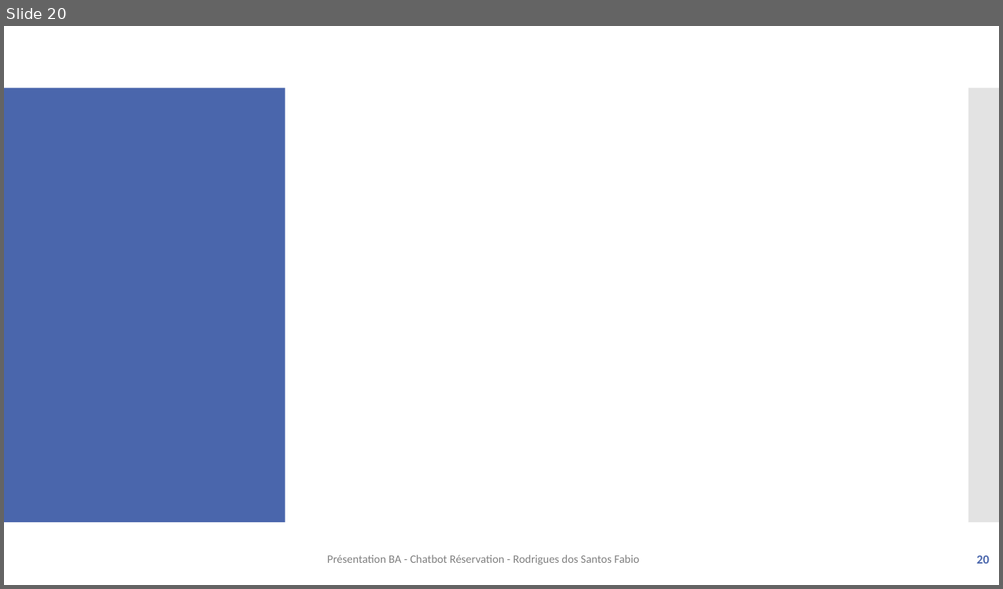
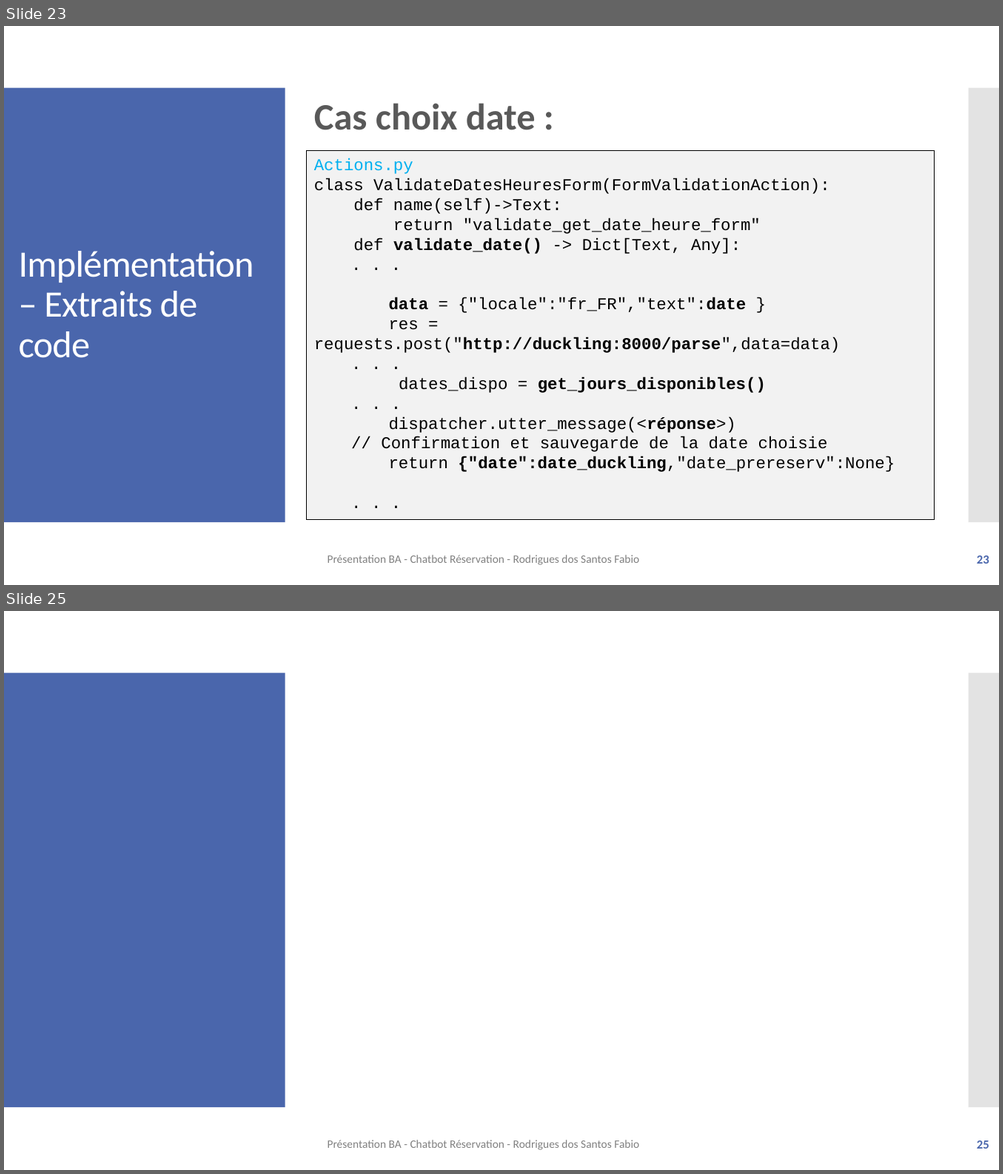
Before and after one commit to f-rdrgs/projet-bachelor, a slide deck: documentation/travail_bachelor/ISC_LOG_presentation_diplome_RodriguesDosSantosFabio_EggenbergNiklaus_2024.pptx. Shown one above the other, each under a label of ours: slide 20 before the commit, slides 23 and 25 after it; the slides between them are not shown. The pictures are 1003x589 and 1003x1174 pixels, drawn with LibreOffice and Linux fonts; fonts in the diff are those of the drawing. Boxes give left, top, right and bottom in pixels: in the first picture for what was removed or moved away, otherwise in the second. Text is boxed around its words. In the diff, an @@ line names an element or a change of style, - is before the commit and + after.

Commit message:
màj présentation implémentation

```diff
--- a/documentation/travail_bachelor/ISC_LOG_presentation_diplome_RodriguesDosSantosFabio_EggenbergNiklaus_2024.pptx
+++ b/documentation/travail_bachelor/ISC_LOG_presentation_diplome_RodriguesDosSantosFabio_EggenbergNiklaus_2024.pptx
@@ slide 23 added at (x1=4, y1=26, x2=999, y2=585), background #FFFFFF; not listed: 2 template elements that a slide beside it also shows @@
@@ text added at (x1=314, y1=103, x2=535, y2=130), 36 pt, text #595959, bold @@
+Cas choix date :
@@ rectangle added at (x1=307, y1=150, x2=934, y2=520), fill #F2F2F2, outline #000000 0.75 pt, 16 pt, text #000000 @@
+Actions.py
+class ValidateDatesHeuresForm(FormValidationAction):
+def name(self)->Text:
+return "validate_get_date_heure_form"
+def validate_date() -> Dict[Text, Any]:
+. . .
+data = {"locale":"fr_FR","text":date }
+res = requests.post("http://duckling:8000/parse",data=data)
+. . .
+dates_dispo = get_jours_disponibles()
+. . .
+  dispatcher.utter_message(<réponse>)
+  // Confirmation et sauvegarde de la date choisie
+  return {"date":date_duckling,"date_prereserv":None}
+  . . .
@@ title added at (x1=19, y1=251, x2=254, y2=358), 36 pt, text #FFFFFF @@
+Implémentation – Extraits de code
@@ text added at (x1=327, y1=555, x2=639, y2=565), 11 pt, text #808080 @@
+Présentation BA - Chatbot Réservation - Rodrigues dos Santos Fabio
@@ page number added at (x1=976, y1=556, x2=989, y2=564), 12 pt, text #4A66AC, bold @@
+23
@@ what was slide 20 is now slide 25 @@
@@ page number at (x1=976, y1=1141, x2=989, y2=1149): text changed @@
-20
+25
```
Also in this commit, not shown: 1 slide changed, 4 other slides added, 1 other file.
